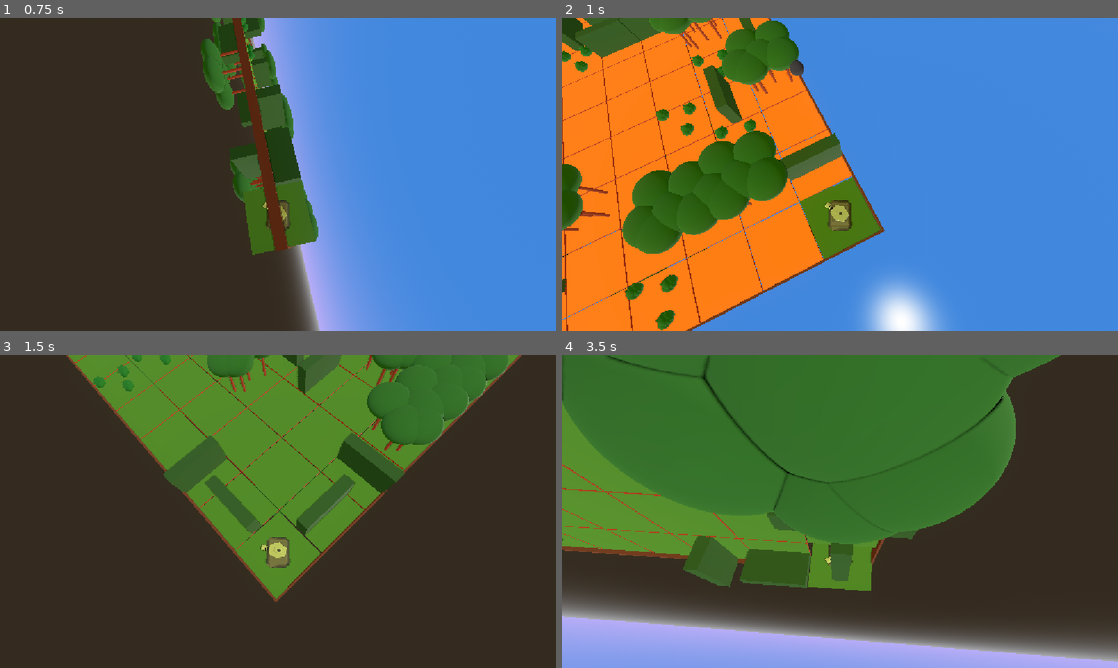
Above: before the commit, frames 1-4 (two rows, left to right).
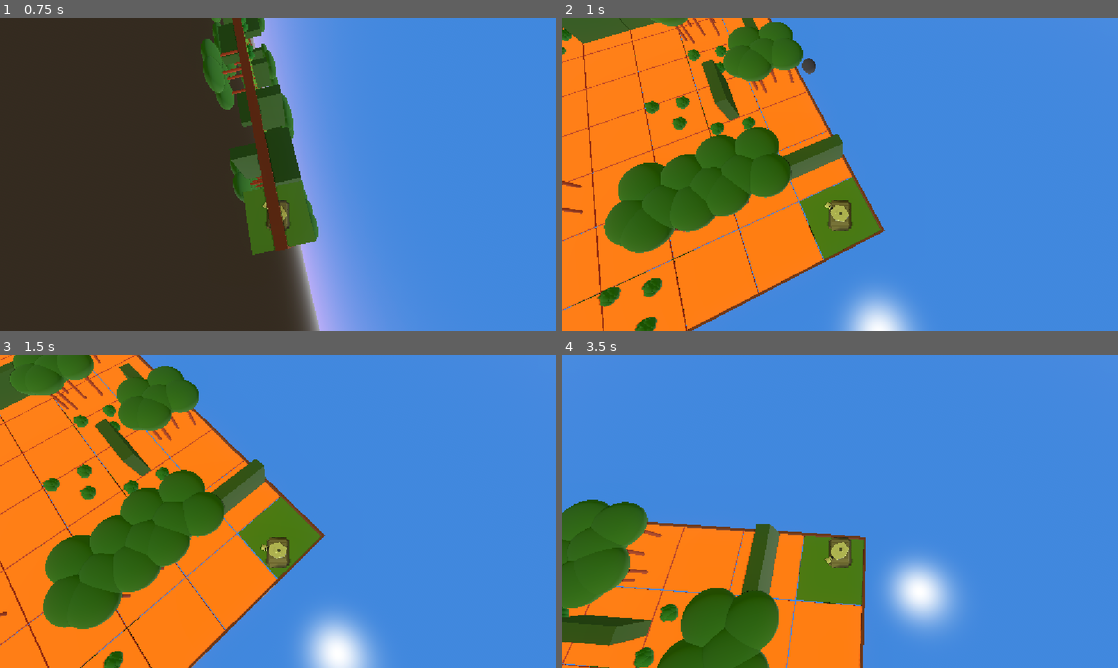
Above: after the commit, the same moments.

Repository: Grihgrix/Tank_Shift
Game: Godot game, scene res://Game scenes/Main_game_scene.tscn
Same seed, same stepped clock (60 frames per second), same inputs: the game is played once before the commit and once after it.
Inputs (mouse positions are in pixels of both pictures, inside the frame that each line leads up to):
- Up to frame 1 (0.75 s): tap Enter (ui_accept) at 0.5 s; move the mouse to (55, 55) at 0.52 s; hold Right (ui_right) from 0.53 s (still down); right-click (55, 55) at 0.6 s; click (55, 55) at 0.67 s
- Up to frame 2 (1 s): keep holding Right (ui_right); tap Enter (ui_accept) at 0.77, 0.8 s
- Up to frame 3 (1.5 s): tap Enter (ui_accept) at 1.07, 1.35 s; move the mouse to (166, 527) at 1.27 s; release Right (ui_right) at 1.28 s; hold Down (ui_down) from 1.28 s (still down)
- Up to frame 4 (3.5 s): tap Enter (ui_accept) at 1.52, 1.82, 2.3, 3.02, 3.32 s; right-click (728, 527) at 1.55 s; move the mouse to (895, 442) at 2.02 s; release Down (ui_down) at 2.03 s; hold Right (ui_right) 2.03-2.78 s; right-click (895, 442) at 2.1 s; move the mouse to (812, 574) at 2.77 s; hold Up (ui_up) from 2.78 s (still down); click (812, 574) at 2.85 s; right-click (812, 574) at 3.05 s

Frame 1 is identical in both runs. In frame 2, 11% of the frame differs, in the area x 0-70%, y 0-100%; in frame 3, 98%; in frame 4, 99%, in the area x 0-100%, y 0-100%.

Commit message:
Shift timer introduced to replace wallet

Diff:
--- a/Game scenes/Character scenes/character.gd
+++ b/Game scenes/Character scenes/character.gd
@@ -8,8 +8,7 @@
 @export var current_tile_id:int # to be used to assing tile as temp parent of the character
 @export var not_in_shift:int = 1
 
-@export var canon_ammo_count:int = Global.start_canon_ammo_count
-@export var shift_ammo_count:int = Global.start_shift_ammo_count
+@onready var shift_timer = $Shift_Timer
 
 
 func _ready():
@@ -37,7 +36,9 @@
 	##############
 
 	# Upside-down shift command capture
-	if Input.is_action_just_pressed("ui_accept"):
+	if Input.is_action_just_pressed("ui_accept") and shift_timer.is_stopped():
+		# Start the cooldown
+		shift_timer.start(5)
 		# Trigger reparenting (in the main script)
 		Global.self_shift_requested = true
 		# Trigger shift of current parent
@@ -49,7 +50,9 @@
 	###########################
 	# Command a distant Shift #
 	###########################
-	if Input.is_action_just_released("Distant_Shift") and shift_ammo_count > 0:
+	if Input.is_action_just_released("Distant_Shift") and shift_timer.is_stopped():
+		# Start the cooldown
+		shift_timer.start(5)
 		# Trigger reparenting (in the main script) and shift (in the tile script)
 		Global.shift_requested_on_mouse = true
 		# Actual shift is happening in the tiles code
--- a/Game scenes/Character scenes/character.tscn
+++ b/Game scenes/Character scenes/character.tscn
@@ -84,3 +84,7 @@
 text = "Ammo : PH
 Shift :  PH"
 script = ExtResource("4_0e2ju")
+
+[node name="Shift_Timer" type="Timer" parent="." unique_id=983244169]
+wait_time = 5.0
+one_shot = true
--- a/Global/Global.gd
+++ b/Global/Global.gd
@@ -26,10 +26,6 @@
 var plain_proba:float = 1.0 / 3.0
 
 
-# Wallets
-var start_canon_ammo_count:int = 100
-var start_shift_ammo_count:int = 100
-
 # Bonuses
 var cannon_bonus_amount = 5
 var shift_bonus_amount = 1
